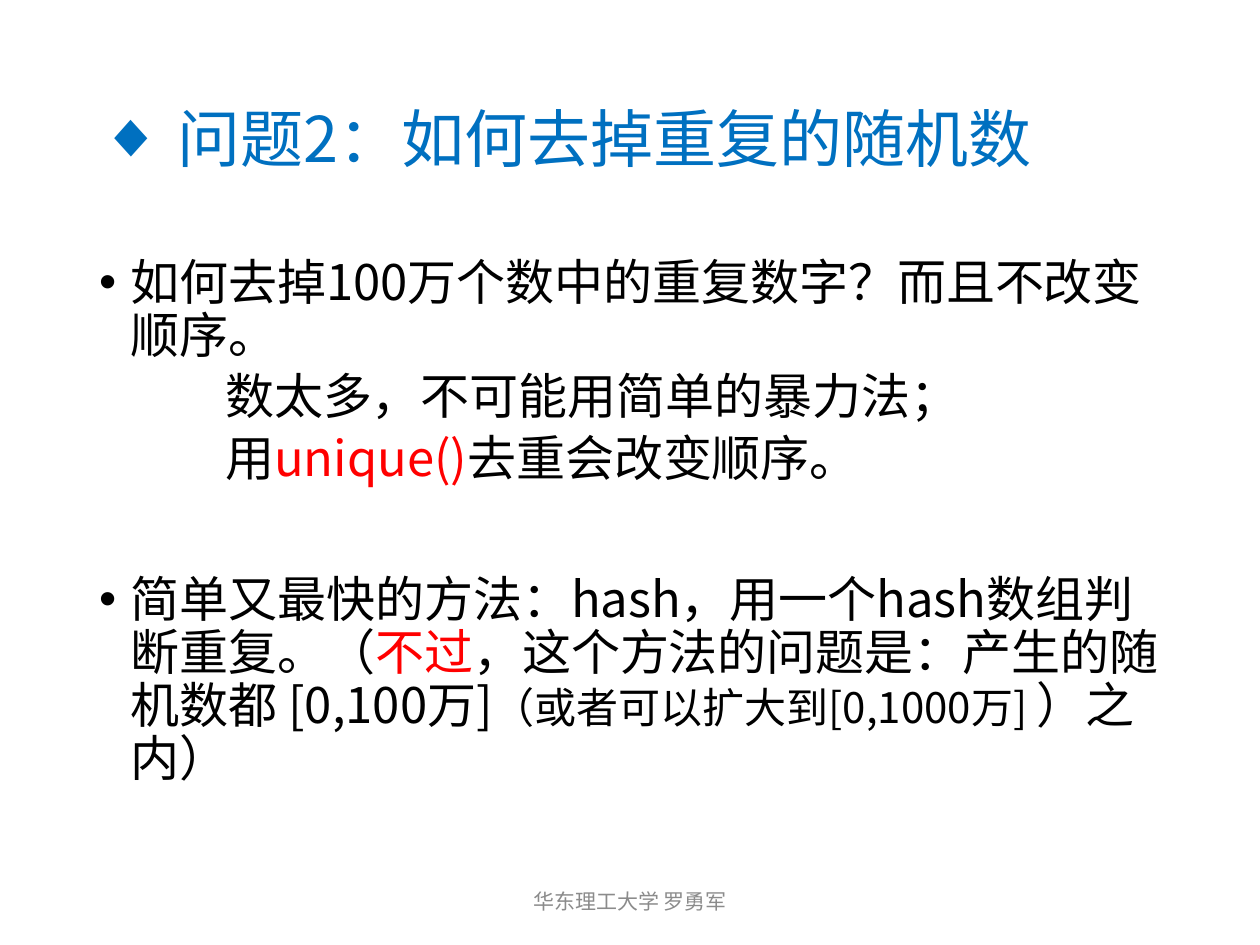
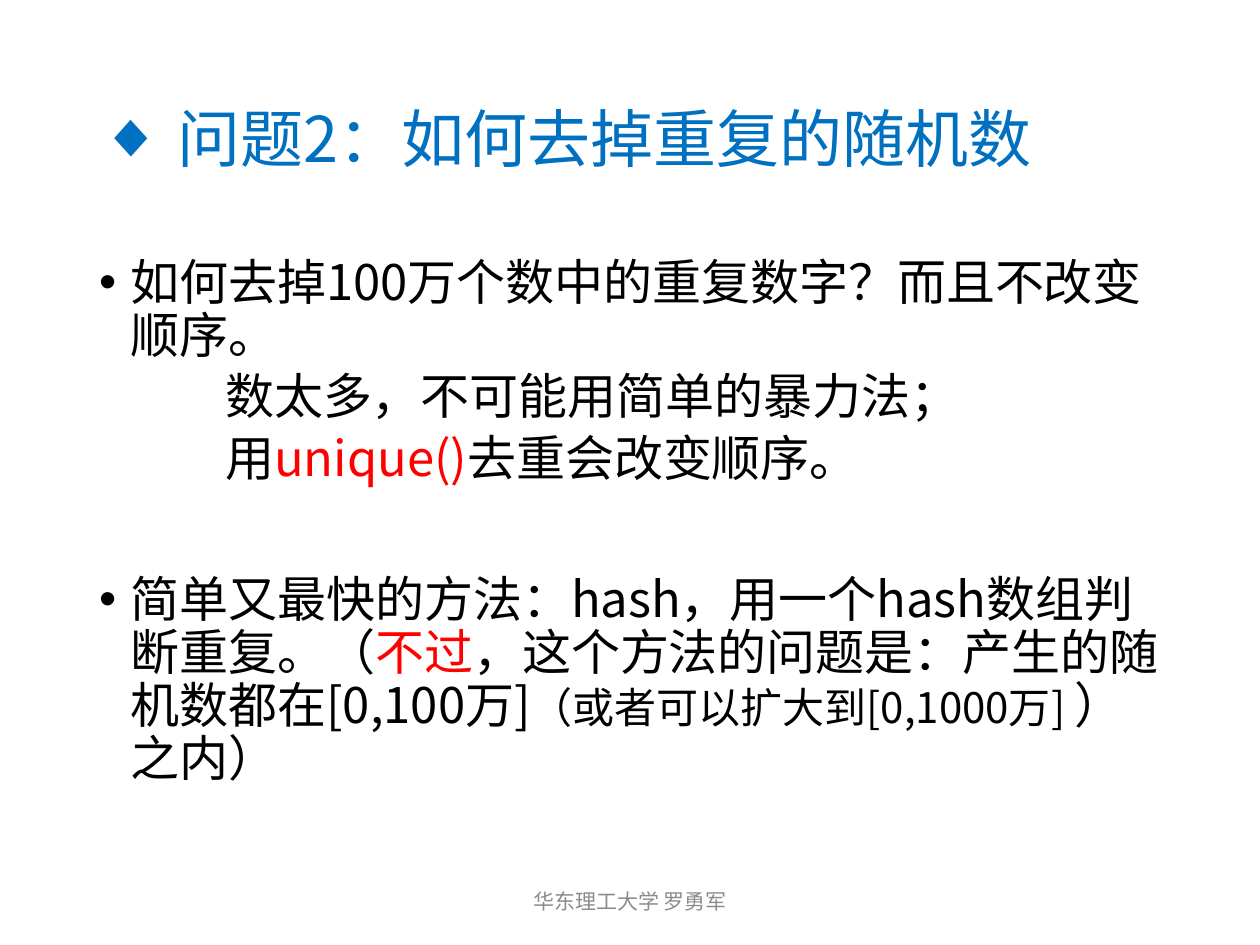
Before and after one commit to luoyongjun999/code, a slide deck: slide 7 of 初学者指南/2测试数据与对拍.pptx. Drawn at 1260x945 pixels with LibreOffice and Linux fonts; fonts in the diff are those of the drawing. Boxes give left, top, right and bottom in pixels: in the first picture for what was removed or moved away, otherwise in the second. Text is boxed around its words. In the diff, an @@ line names an element or a change of style, - is before the commit and + after.

```diff
--- a/初学者指南/2测试数据与对拍.pptx
+++ b/初学者指南/2测试数据与对拍.pptx
@@ text at [131,575,1159,781]: text changed @@
-• 简单又最快的方法：hash，用一个hash数组判断重复。（不过，这个方法的问题是：产生的随机数都 [0,100万]（或者可以扩大到[0,1000万] ）之内）
+• 简单又最快的方法：hash，用一个hash数组判断重复。（不过，这个方法的问题是：产生的随机数都在[0,100万]（或者可以扩大到[0,1000万] ）之内）
```
Also in this commit, not shown: 4 other slides changed.
